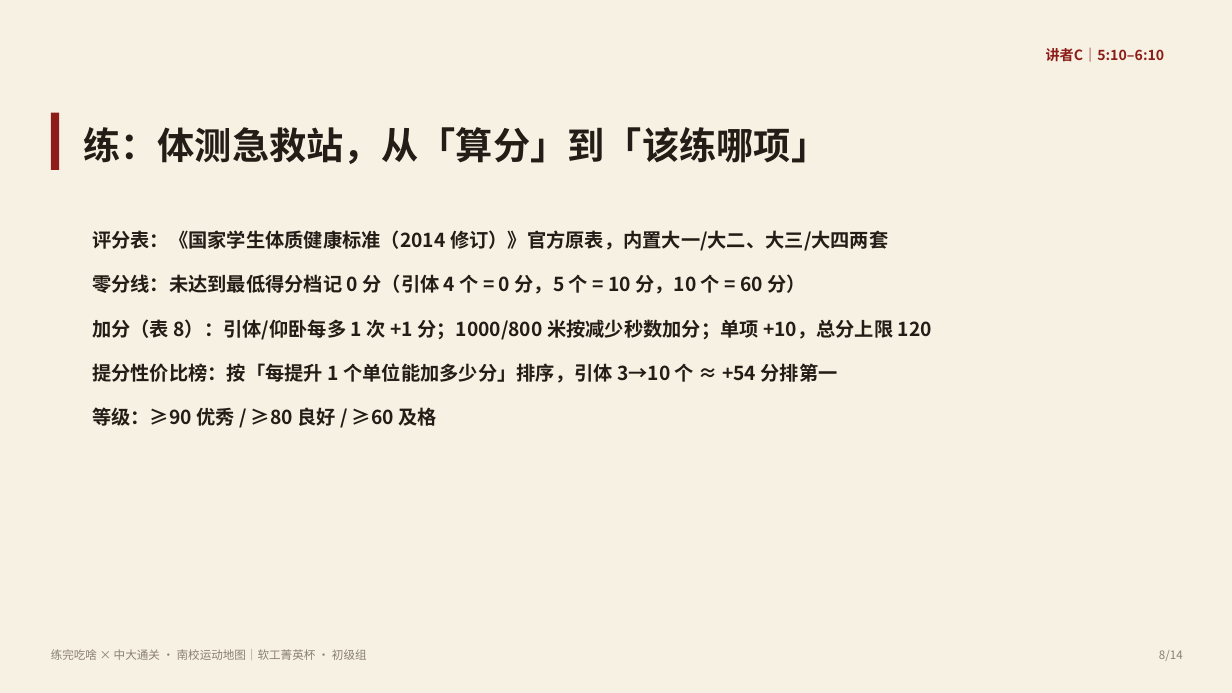
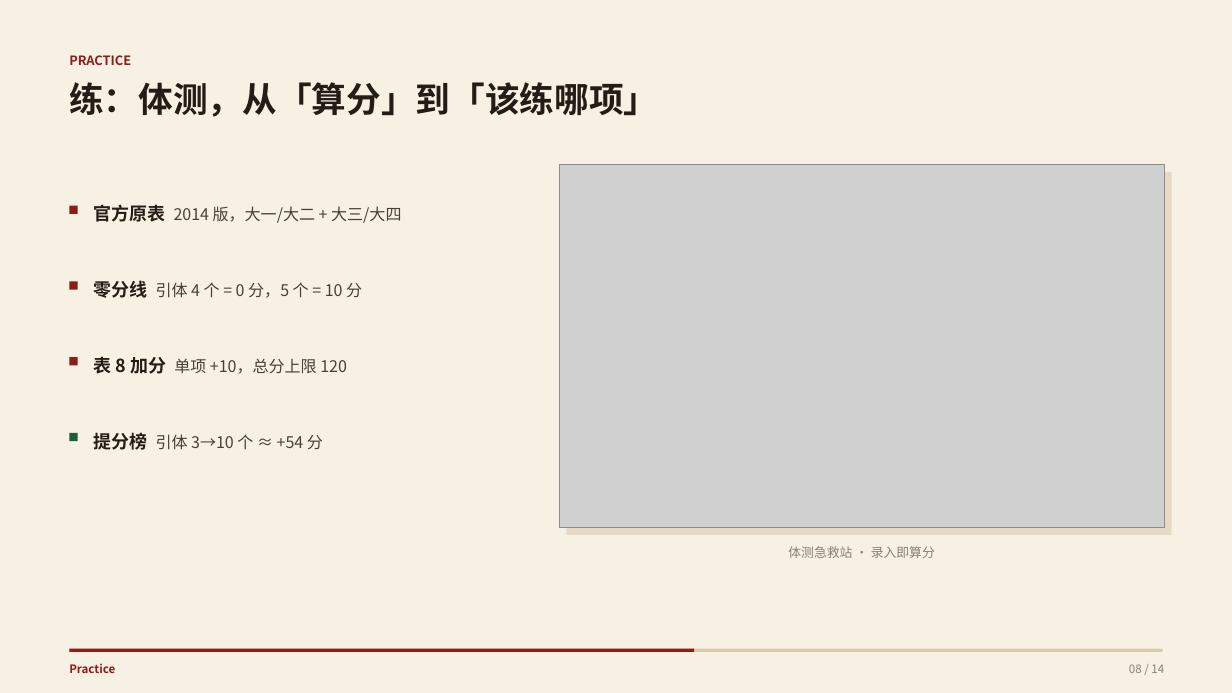
Before and after one commit to liaohc-42/sports-fuel-agent, a slide deck: slide 8 of docs/答辩PPT-练完吃啥.pptx. Drawn at 1232x693 pixels with LibreOffice and Linux fonts; fonts in the diff are those of the drawing; grey boxes stand for pictures. Boxes give left, top, right and bottom in pixels: in the first picture for what was removed or moved away, otherwise in the second. Text is boxed around its words. In the diff, an @@ line names an element or a change of style, - is before the commit and + after.

Commit message:
feat: 练完吃啥 初始提交（前端+后端+数据+文档）

```diff
--- a/docs/答辩PPT-练完吃啥.pptx
+++ b/docs/答辩PPT-练完吃啥.pptx
@@ text added at (69,55,131,65), 10 pt, text #8C1D18, bold @@
+PRACTICE
@@ text removed at (1046,48,1165,62) @@
-讲者C｜5:10–6:10
@@ text at (69,82,658,117): text changed; size 29 to 27 pt @@
-练：体测急救站，从「算分」到「该练哪项」
+练：体测，从「算分」到「该练哪项」
@@ picture added at (559,165,1165,528) @@
@@ rectangle added at (567,172,1172,535), fill #E6DAC4 @@
@@ rectangle: place and size @@
-rectangle at (51,113,59,170)
+rectangle at (69,206,78,214)
@@ text added at (93,204,401,223), 12.5 pt, text #4A3F36 @@
+官方原表 2014 版，大一/大二 + 大三/大四
@@ text removed at (92,230,932,426) @@
-评分表：《国家学生体质健康标准（2014 修订）》官方原表，内置大一/大二、大三/大四两套
-零分线：未达到最低得分档记 0 分（引体 4 个 = 0 分，5 个 = 10 分，10 个 = 60 分）
-加分（表 8）：引体/仰卧每多 1 次 +1 分；1000/800 米按减少秒数加分；单项 +10，总分上限 120
-提分性价比榜：按「每提升 1 个单位能加多少分」排序，引体 3→10 个 ≈ +54 分排第一
-等级：≥90 优秀 / ≥80 良好 / ≥60 及格
@@ rectangle added at (69,281,78,289), fill #8C1D18 @@
@@ text added at (93,280,362,298), 12.5 pt, text #4A3F36 @@
+零分线 引体 4 个 = 0 分，5 个 = 10 分
@@ rectangle added at (69,358,78,366), fill #8C1D18 @@
@@ text added at (93,356,347,374), 12.5 pt, text #4A3F36 @@
+表 8 加分 单项 +10，总分上限 120
@@ rectangle added at (69,433,78,441), fill #1F5C3A @@
@@ text added at (93,432,323,450), 12.5 pt, text #4A3F36 @@
+提分榜 引体 3→10 个 ≈ +54 分
@@ text added at (788,546,935,558), 10 pt, text #8A7F73 @@
+体测急救站 · 录入即算分
@@ text removed at (51,649,367,660) @@
-练完吃啥 × 中大通关 · 南校运动地图｜软工菁英杯 · 初级组
@@ rectangle added at (69,649,1163,653), fill #D9CBB2 @@
@@ rectangle added at (69,649,694,653), fill #8C1D18 @@
@@ text added at (69,663,115,673), 9 pt, text #8C1D18, bold @@
+Practice
@@ text at (1129,664,1164,673): text changed @@
-8/14
+08 / 14
```
Also in this commit, not shown: 12 other slides changed, 1 slide added, 1 slide removed, 3 other files.
